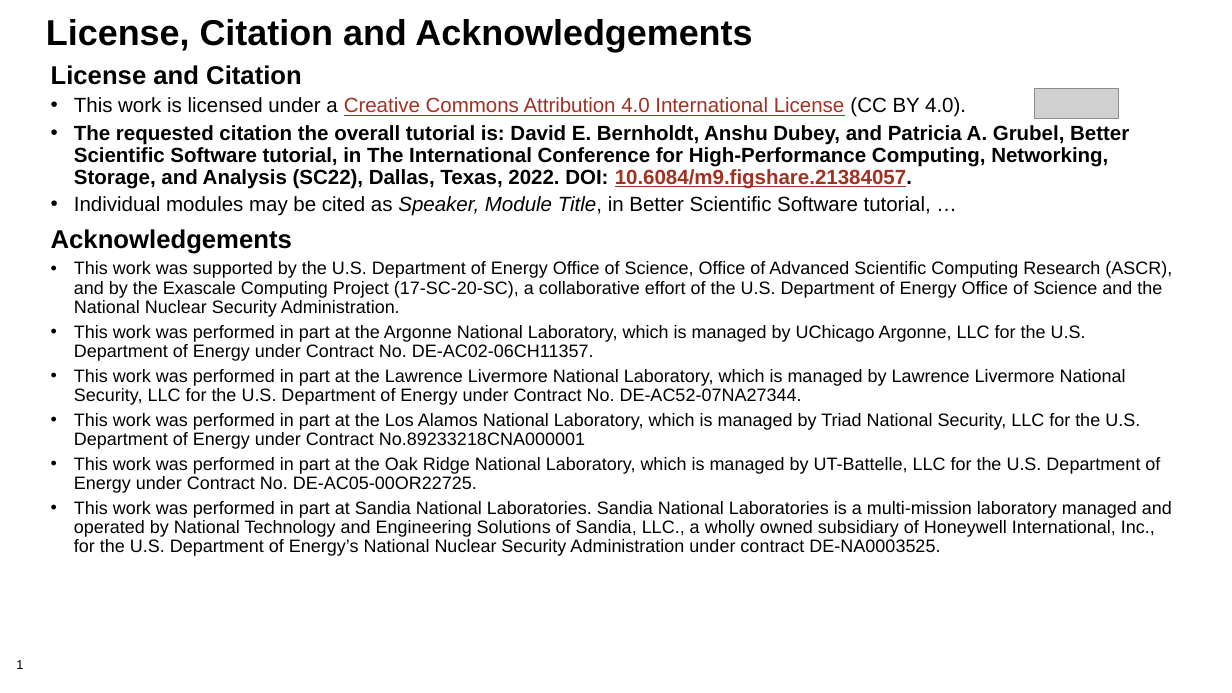
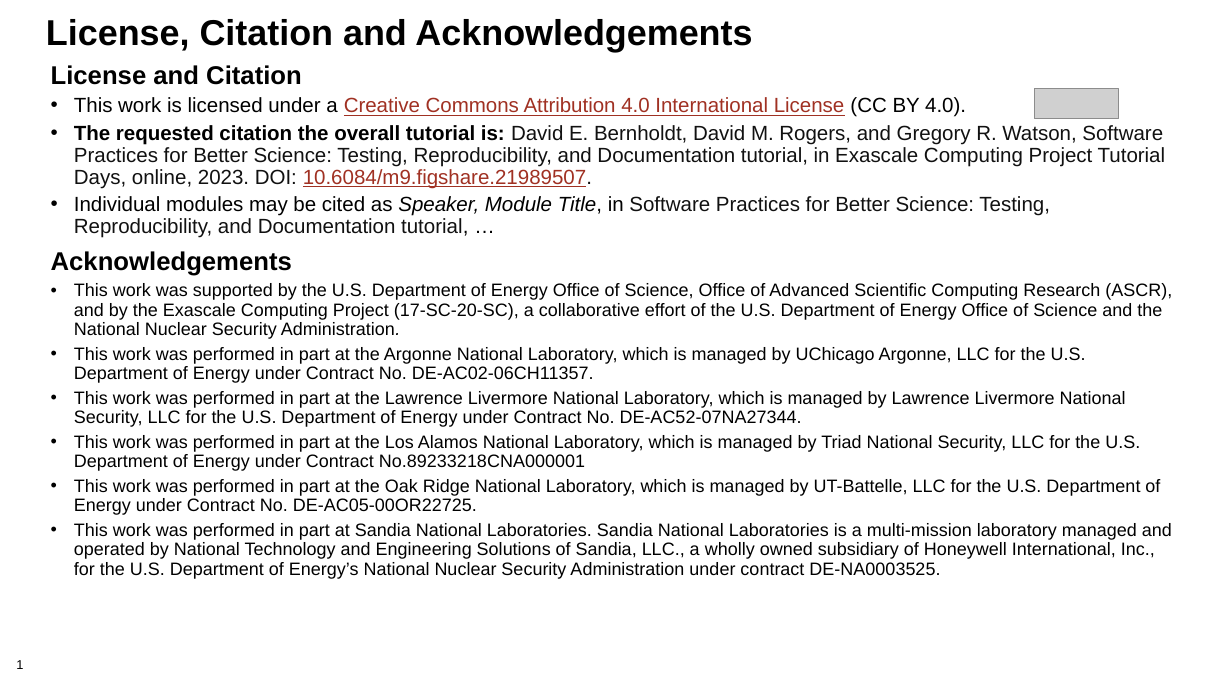
Before and after one commit to bssw-tutorial/presentations, a slide deck: slide 1 of license-master.pptx. Drawn at 1232x693 pixels with LibreOffice and Linux fonts; fonts in the diff are those of the drawing; grey boxes stand for pictures; background and template pictures are left out. Boxes give left, top, right and bottom in pixels: in the first picture for what was removed or moved away, otherwise in the second. Text is boxed around its words. In the diff, an @@ line names an element or a change of style, - is before the commit and + after.

```diff
--- a/license-master.pptx
+++ b/license-master.pptx
@@ text at [74,125,1165,238]: text changed; text colour #000000 to #111111; bold off @@
-• The requested citation the overall tutorial is: David E. Bernholdt, Anshu Dubey, and Patricia A. Grubel, Better Scientific Software tutorial, in The International Conference for High-Performance Computing, Networking, Storage, and Analysis (SC22), Dallas, Texas, 2022. DOI: 10.6084/m9.figshare.21384057.
-• Individual modules may be cited as Speaker, Module Title, in Better Scientific Software tutorial, …
+• The requested citation the overall tutorial is: David E. Bernholdt, David M. Rogers, and Gregory R. Watson, Software Practices for Better Science: Testing, Reproducibility, and Documentation tutorial, in Exascale Computing Project Tutorial Days, online, 2023. DOI: 10.6084/m9.figshare.21989507.
+• Individual modules may be cited as Speaker, Module Title, in Software Practices for Better Science: Testing, Reproducibility, and Documentation tutorial, …
```
